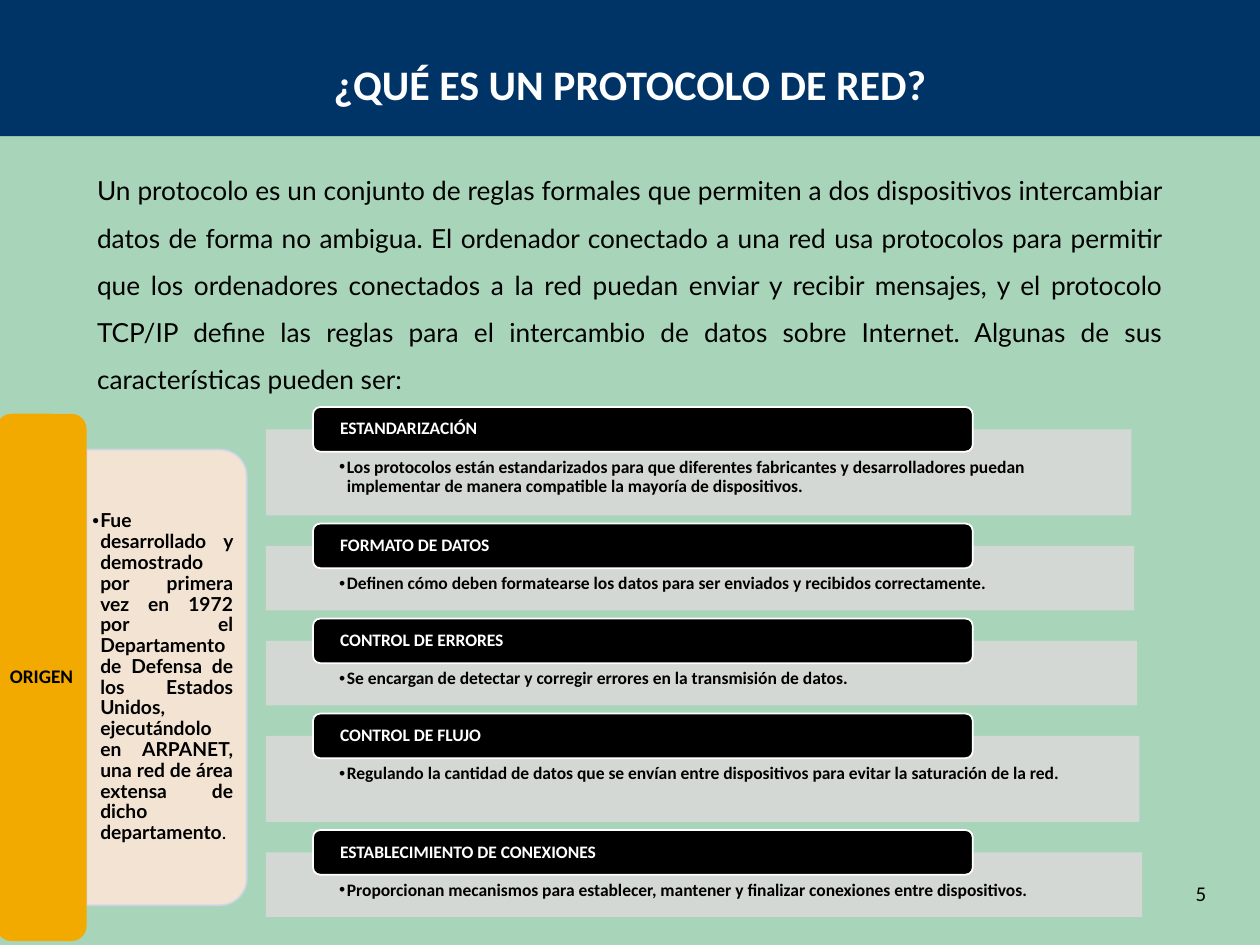
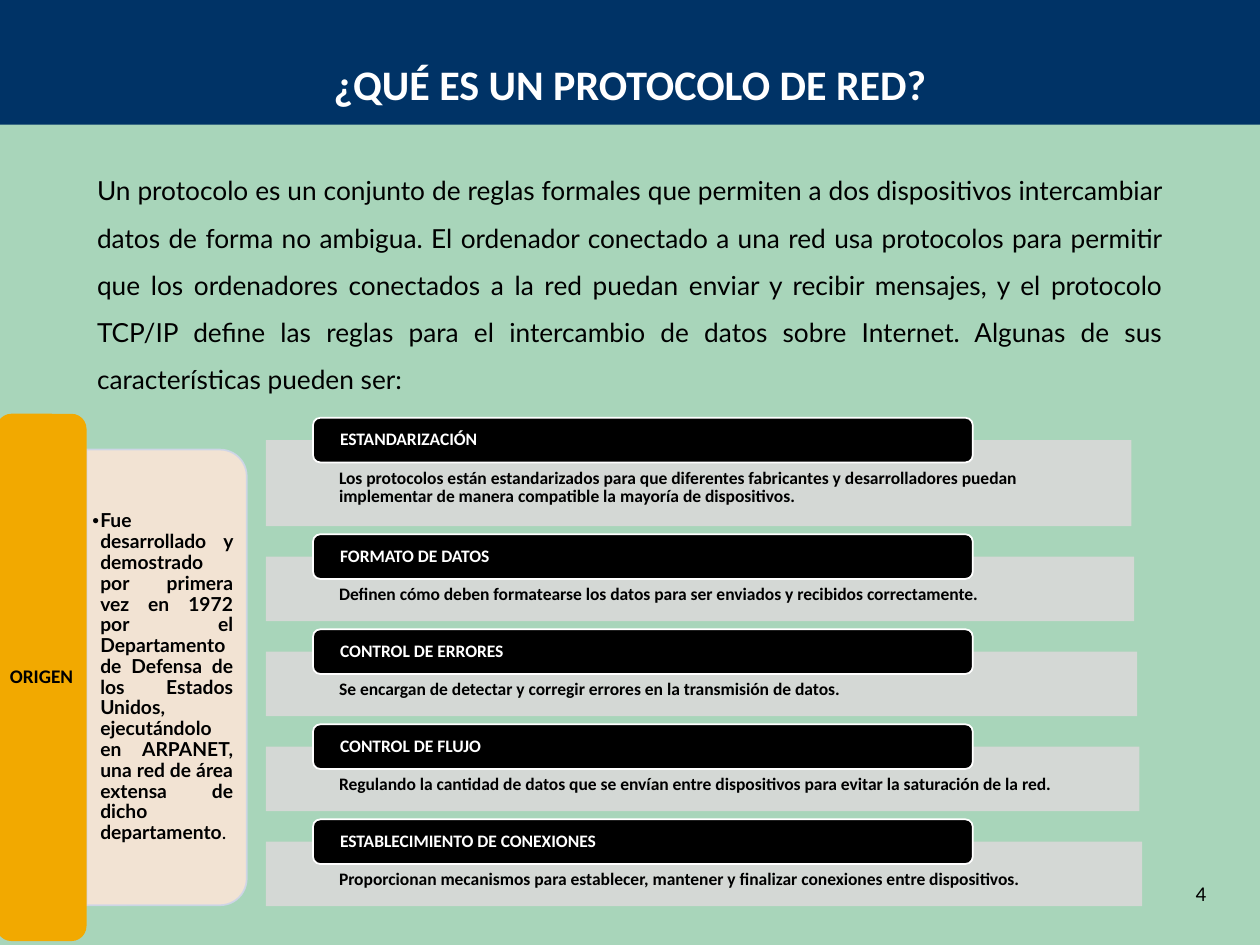
Before and after one commit to oloco2792/Universidad, a slide deck: slide 4 of REDES DE COMPUTADORA/UNIDAD X/UNIDAD X.pptx (slide 5 before the commit). Drawn at 1260x945 pixels with LibreOffice and Linux fonts; fonts in the diff are those of the drawing. Boxes give left, top, right and bottom in pixels: in the first picture for what was removed or moved away, otherwise in the second. Text is boxed around its words. In the diff, an @@ line names an element or a change of style, - is before the commit and + after.

```diff
--- a/REDES DE COMPUTADORA/UNIDAD X/UNIDAD X.pptx
+++ b/REDES DE COMPUTADORA/UNIDAD X/UNIDAD X.pptx
@@ rectangle: place and size @@
-rectangle at [0, 0, 1260, 136]
+rectangle at [0, 0, 1260, 125]
@@ text "Regulando la cantidad de datos ...": place and size @@
-text "Regulando la cantidad de datos ..." at [347, 766, 1059, 782]
+text "Regulando la cantidad de datos ..." at [339, 777, 1051, 793]
@@ rectangle: place and size @@
-rectangle at [266, 736, 1139, 822]
+rectangle at [266, 747, 1139, 811]
@@ 7 texts, 4 rounded rectangles, 3 rectangles: place and size @@
-7 texts, 4 rounded rectangles, 3 rectangles at [266, 407, 1137, 759]
+7 texts, 4 rounded rectangles, 3 rectangles at [266, 418, 1137, 770]
@@ 2 texts, 1 rectangle, 1 rounded rectangle: place and size @@
-2 texts, 1 rectangle, 1 rounded rectangle at [266, 830, 1143, 917]
+2 texts, 1 rectangle, 1 rounded rectangle at [266, 819, 1143, 906]
@@ bullet •• to none in 5 elements at [339, 777, 1051, 793], [339, 471, 1017, 505], [339, 682, 840, 698], [339, 587, 978, 603], [339, 872, 1019, 888] @@
@@ page number at [1196, 887, 1207, 901]: text changed @@
-5
+4
```
Also in this commit, not shown: 2 other slides changed, 14 slides added, 7 slides removed, 2 other files.
